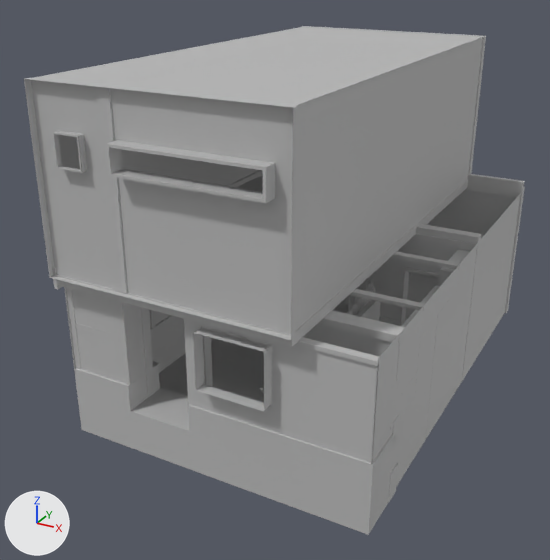
What one commit did to the FBX model Assets/Resources/Assets/3D/interior/izaIn_unity.fbx.
The view is the same before and after, from a camera (50 mm lens) standing at (4.74, -7.13, 5.92) and looking at (-0.97, 3.26, 0.72). Lighting does not change. The marker at lower left points along +X, +Y and +Z. Where no turn or scale is listed for an object, it has been applied to the vertices.

The scene before the commit, as lines of its bpy script (objects in view):
```python
me_mesh_021 = bpy.data.meshes.new('Mesh.021')
me_mesh_021.from_pydata(...)  # a box spanning x -2.46..-1.42, y -0.37..0.37, z -0.54..0.54; a box spanning x -0.35..2.46, y -0.37..0.37, z -0.54..0.54
me_mesh_021.materials.append(mat_izain_bo)  # grey #bcbcbc
me_mesh_104 = bpy.data.meshes.new('Mesh.104')
me_mesh_104.from_pydata(...)  # 120 vertices, 118 faces; spans x -0.15..0.15, y -0.5..0.5, z -1.22..1.22
me_mesh_104.materials.append(mat_izain_bo)  # grey #bcbcbc
me_mesh_114 = bpy.data.meshes.new('Mesh.114')
me_mesh_114.from_pydata(...)  # 16 vertices, 14 faces; spans x -0.97..0.97, y -1.83..1.83, z -0.06..0.06
me_mesh_114.materials.append(mat_izain_bo)  # grey #bcbcbc
ob_izain_bar_table_roof_holder = bpy.data.objects.new('izaIn_bar_table_roof_holder', me_mesh_114)
ob_izain_bar_table_roof_holder.location = (1.05, 2.88, 1.38)
ob_izain_outside_edge = bpy.data.objects.new('izaIn_outside_edge', me_mesh_021)
ob_izain_outside_edge.location = (-0.42, 0.69, -0.62)
ob_izain_shelf1 = bpy.data.objects.new('izaIn_shelf1', me_mesh_104)
ob_izain_shelf1.location = (1.86, 4.21, 0.07)
# also in view: 'izaIn_f2_wall_front' at (-0.94, 0.12, 2.96); 'izaIn_outside_edge_cover' at (-0.42, 0.71, -0.06); 'izaIn_bar_table_roof' at (1.07, 2.89, 1.05); 'izaIn_f1_back_wall' at (-0.42, 7.94, 0.18); 'izaIn_shelf3' at (1.85, 2.33, -0.07)
```
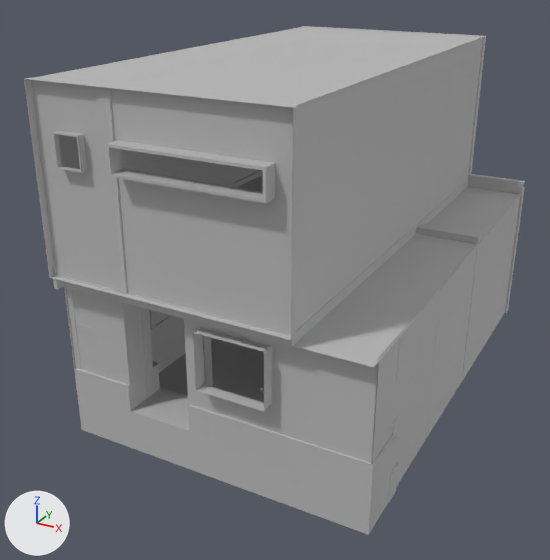
Edits to the bpy script that builds the scene:
```text
Add mat_lambert1:
    mat_lambert1 = principled_material('lambert1')
    mat_lambert1.base_color = (0.5, 0.5, 0.5)  # grey #bcbcbc
Add me_mesh_014_1:
    me_mesh_014_1.from_pydata([(-0.5, -1.5, 0.0), (-0.5, 6.22, 0.0), (0.57, -1.5, 0.0), (0.57, 6.22, 0.0)], [], [(3, 2, 0, 1)])
    me_mesh_014_1.materials.append(mat_lambert1)  # grey #bcbcbc
Add ob_izain_f1_roof2:
    ob_izain_f1_roof2 = bpy.data.objects.new('izaIn_f1_roof2', me_mesh_014_1)
    ob_izain_f1_roof2.location = (1.46, 1.67, 1.44)
```

Where the change shows, as pixel boxes [x1, y1, x2, y2] in the pictures (550 x 560 px):
'izaIn_f1_roof2', added
    after: [293, 187, 520, 367]
'izaIn_kitchen_wall2', unchanged, covered by the edit
    before: [350, 224, 481, 381]
    after: [416, 224, 481, 381]
'izaIn_f1_back_wall', unchanged, covered by the edit
    before: [412, 187, 525, 313]
    after: [505, 187, 525, 313]
'izaIn_bar_table_roof', unchanged, covered by the edit
    before: [303, 265, 406, 382]
    after: [396, 335, 406, 382]
'izaIn_bar_table_roof_holder', unchanged, covered by the edit
    before: [318, 310, 407, 344]
    after: [398, 329, 407, 344]
